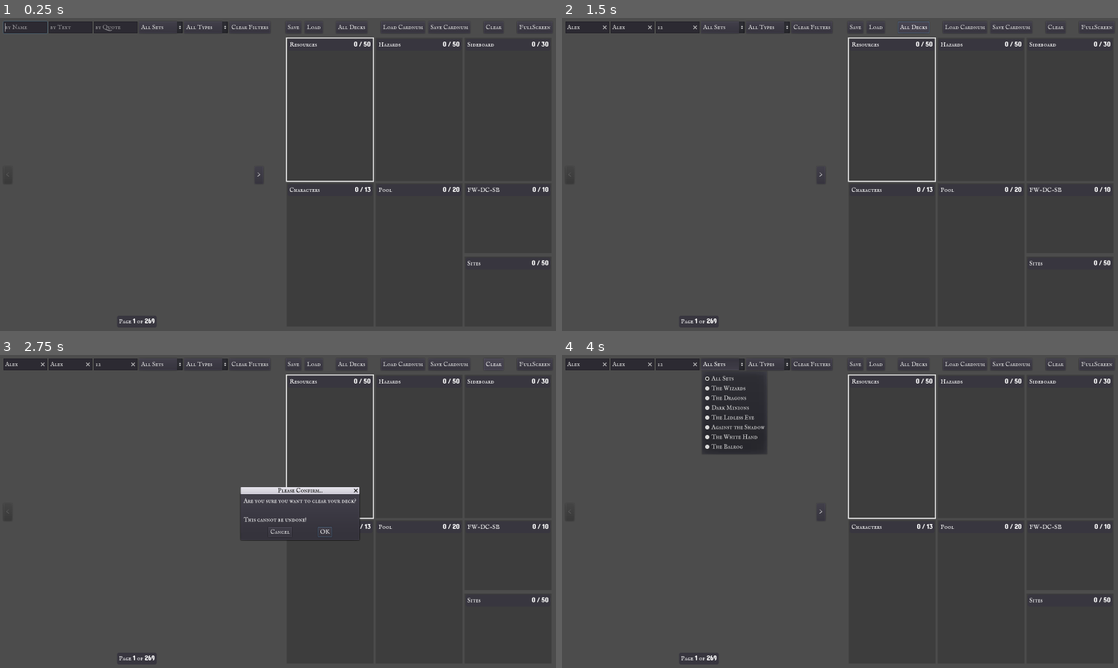
Above: before the commit, frames 1-4 (two rows, left to right).
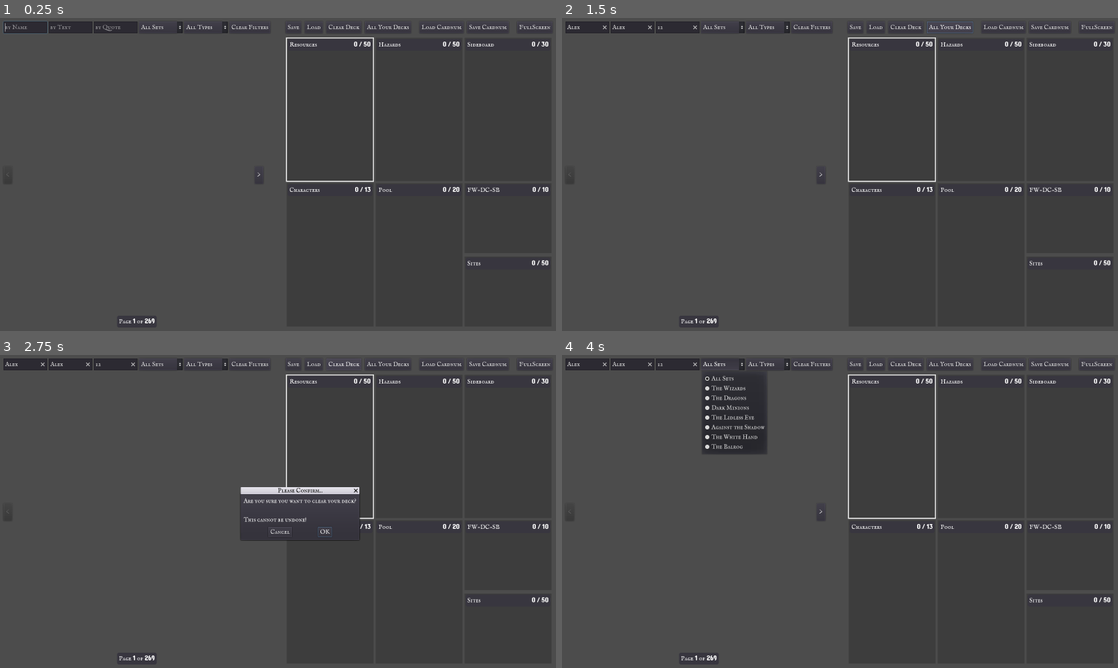
Above: after the commit, the same moments.

Repository: SylvanSign/Samwise
Game: Godot game, scene res://scenes/DeckBuilder/DeckBuilder.tscn
Two runs of this game, one before a commit and one after it. Both use one fixed random seed, a clock stepped at 60 frames per second and the inputs below. This scene is started directly instead of the project's main scene.
Inputs (mouse positions are in pixels of both pictures, inside the frame that each line leads up to):
- Up to frame 1 (0.25 s): no input
- Up to frame 2 (1.5 s): click (589, 27) at 0.52 s; type "Alex" at 0.6 s; click (634, 27) at 0.75 s; type "Alex" at 0.83 s; click (678, 27) at 0.98 s; type "12" at 1.07 s; click "All Decks" (after the commit: "All Your Decks") at 1.25 s
- Up to frame 3 (2.75 s): click "Clear" (after the commit: "Clear Deck") at 2 s
- Up to frame 4 (4 s): click "OK" at 2.75 s; click "All Sets" at 3.5 s

The runs differ from the first frame. In frame 1, 0.2% of the frame differs, in the area x 59-92%, y 2-4%; in frame 2, 0.3%, in the area x 59-92%, y 1-5%; in frame 3, 0.2%; in frame 4, 0.2%.

Commit message:
housekeeping

Diff:
--- a/scenes/DeckBuilder/DeckBuilder.tscn
+++ b/scenes/DeckBuilder/DeckBuilder.tscn
@@ -297,54 +297,42 @@
 margin_bottom = 34.0
 text = "Load"
 
-[node name="AllDecksSpacer" type="MarginContainer" parent="MainContainer/HBoxContainer/DeckList/Sections/SectionButtons"]
+[node name="ClearDeck" type="Button" parent="MainContainer/HBoxContainer/DeckList/Sections/SectionButtons"]
 margin_left = 117.0
-margin_right = 135.0
-margin_bottom = 34.0
-size_flags_horizontal = 3
+margin_right = 218.0
+margin_bottom = 34.0
+size_flags_horizontal = 0
+text = "Clear Deck"
 
 [node name="AllDecks" type="Button" parent="MainContainer/HBoxContainer/DeckList/Sections/SectionButtons"]
-margin_left = 145.0
-margin_right = 235.0
-margin_bottom = 34.0
-text = "All Decks"
+margin_left = 228.0
+margin_right = 361.0
+margin_bottom = 34.0
+text = "All Your Decks"
 
 [node name="CardnumSpacer" type="MarginContainer" parent="MainContainer/HBoxContainer/DeckList/Sections/SectionButtons"]
-margin_left = 245.0
-margin_right = 264.0
+margin_left = 371.0
+margin_right = 375.0
 margin_bottom = 34.0
 size_flags_horizontal = 3
 
 [node name="ImportFromCardnum" type="Button" parent="MainContainer/HBoxContainer/DeckList/Sections/SectionButtons"]
-margin_left = 274.0
-margin_right = 401.0
+margin_left = 385.0
+margin_right = 512.0
 margin_bottom = 34.0
 rect_min_size = Vector2( 0, 32 )
 size_flags_horizontal = 0
 text = "Load Cardnum"
 
 [node name="ExportForCardnum" type="Button" parent="MainContainer/HBoxContainer/DeckList/Sections/SectionButtons"]
-margin_left = 411.0
-margin_right = 531.0
+margin_left = 522.0
+margin_right = 642.0
 margin_bottom = 34.0
 size_flags_horizontal = 0
 text = "Save Cardnum"
 
-[node name="ClearDeckSpacer" type="MarginContainer" parent="MainContainer/HBoxContainer/DeckList/Sections/SectionButtons"]
-margin_left = 541.0
-margin_right = 560.0
-margin_bottom = 34.0
-size_flags_horizontal = 3
-
-[node name="ClearDeck" type="Button" parent="MainContainer/HBoxContainer/DeckList/Sections/SectionButtons"]
-margin_left = 570.0
-margin_right = 627.0
-margin_bottom = 34.0
-size_flags_horizontal = 0
-text = "Clear"
-
 [node name="FullScreenSpacer" type="MarginContainer" parent="MainContainer/HBoxContainer/DeckList/Sections/SectionButtons"]
-margin_left = 637.0
+margin_left = 652.0
 margin_right = 656.0
 margin_bottom = 34.0
 size_flags_horizontal = 3
Not shown: 1 places in scenes/DeckBuilder/DeckBuilder.tscn that only renumber resources
